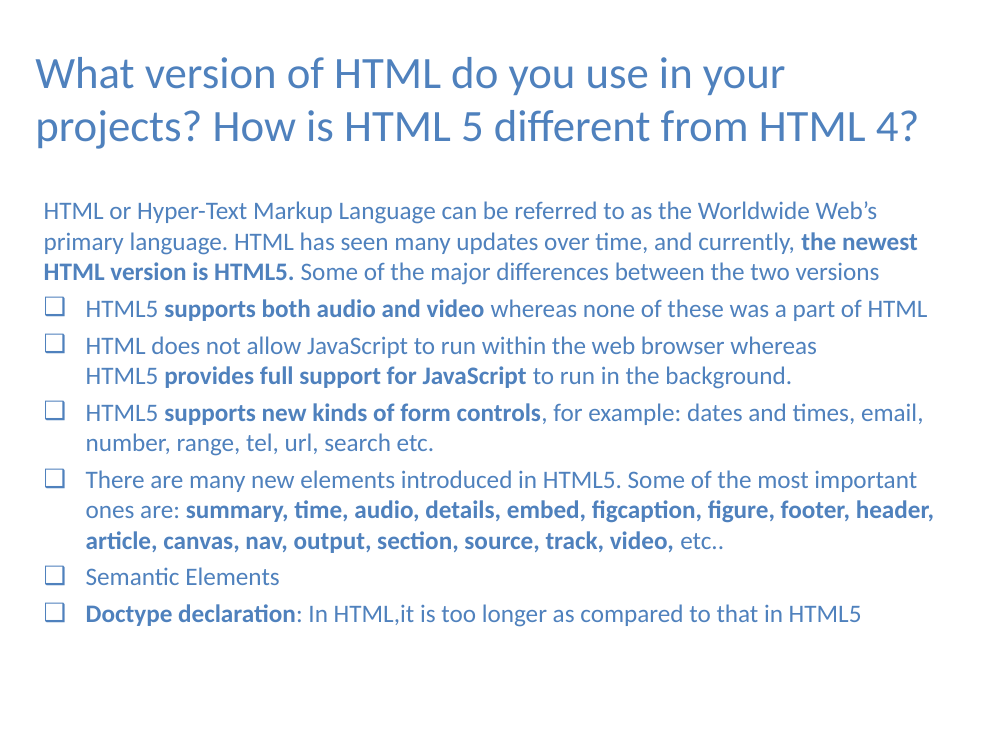
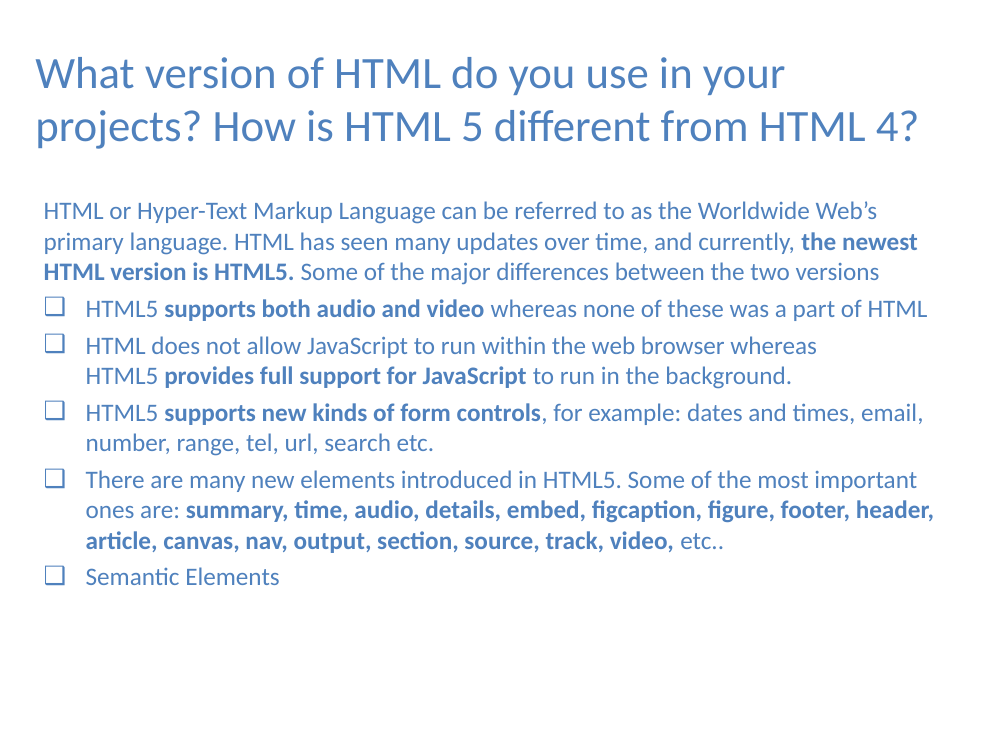
Before and after one commit to vivmehra/interview-questions, a slide deck: slide 8 of html/HTML_Questions.pptx. Drawn at 1008x756 pixels with LibreOffice and Linux fonts; fonts in the diff are those of the drawing. Boxes give left, top, right and bottom in pixels: in the first picture for what was removed or moved away, otherwise in the second. Text is boxed around its words. In the diff, an @@ line names an element or a change of style, - is before the commit and + after.

```diff
--- a/html/HTML_Questions.pptx
+++ b/html/HTML_Questions.pptx
@@ text at [86, 604, 862, 627]: paragraph removed @@
-❑ Doctype declaration: In HTML,it is too longer as compared to that in HTML5
```
Also in this commit, not shown: 4 other slides changed, 2 other files.
